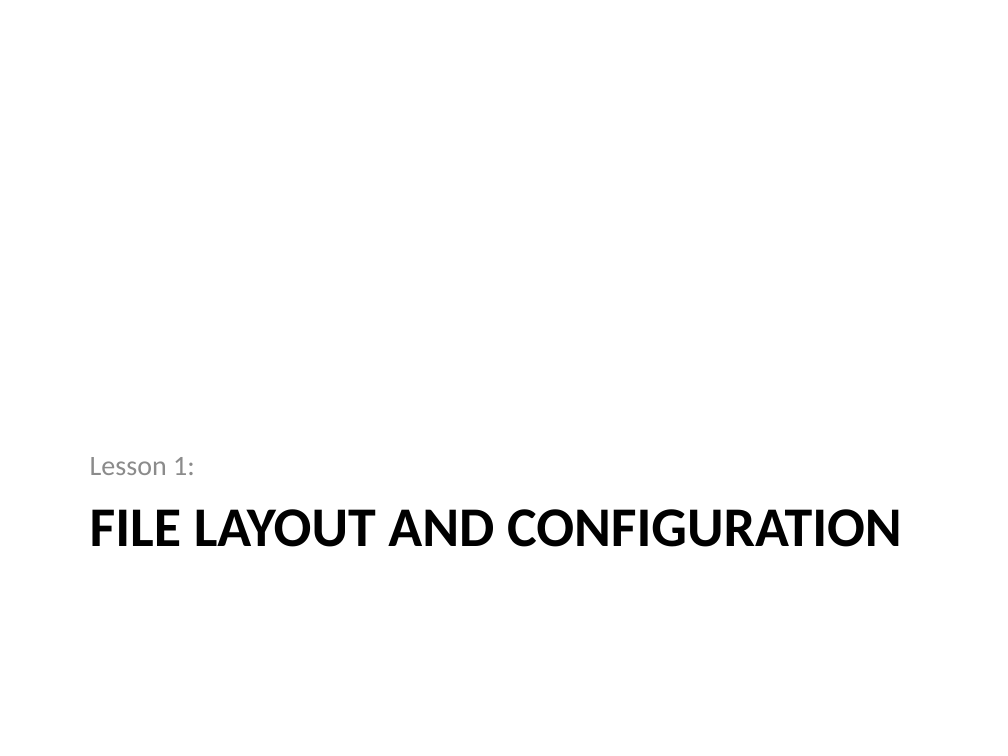
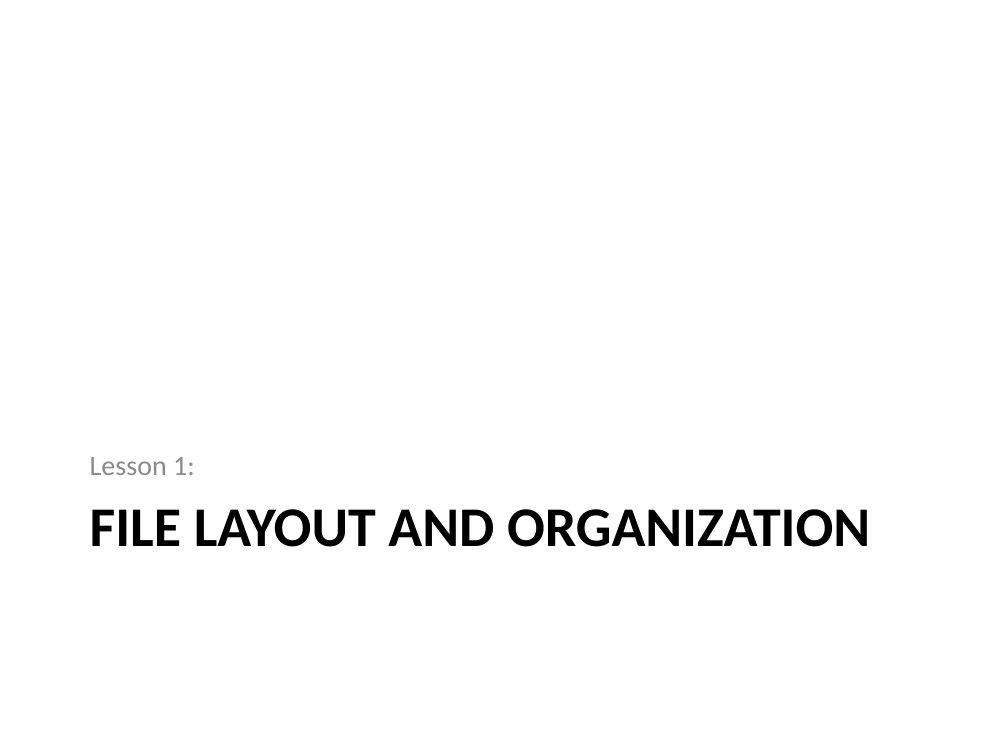
Before and after one commit to PHPEmbark/curriculum, a slide deck: slide 4 of course/4 - Organization and Projects/Organization and Projects.pptx (slide 5 before the commit). Drawn at 1008x756 pixels with LibreOffice and Linux fonts; fonts in the diff are those of the drawing. Boxes give left, top, right and bottom in pixels: in the first picture for what was removed or moved away, otherwise in the second. Text is boxed around its words. In the diff, an @@ line names an element or a change of style, - is before the commit and + after.

```diff
--- a/course/4 - Organization and Projects/Organization and Projects.pptx
+++ b/course/4 - Organization and Projects/Organization and Projects.pptx
@@ title at [90,509,870,547]: text changed @@
-FILE LAYOUT AND CONFIGURATION
+FILE LAYOUT AND ORGANIZATION
```
Also in this commit, not shown: 6 other slides changed, 10 slides added, 11 other files.
